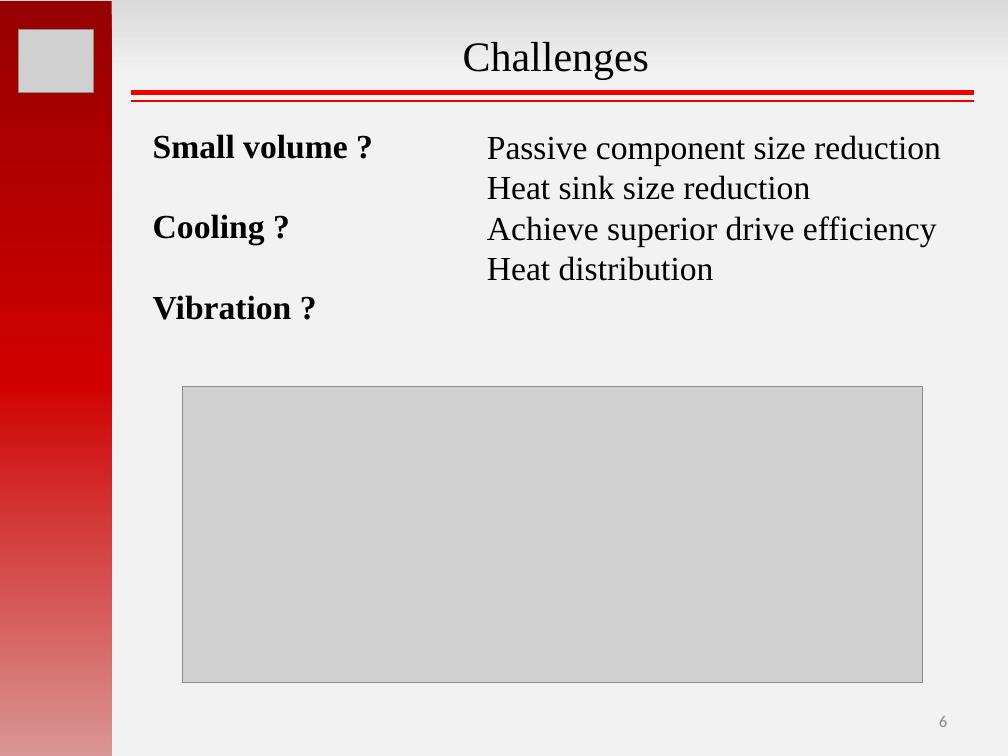
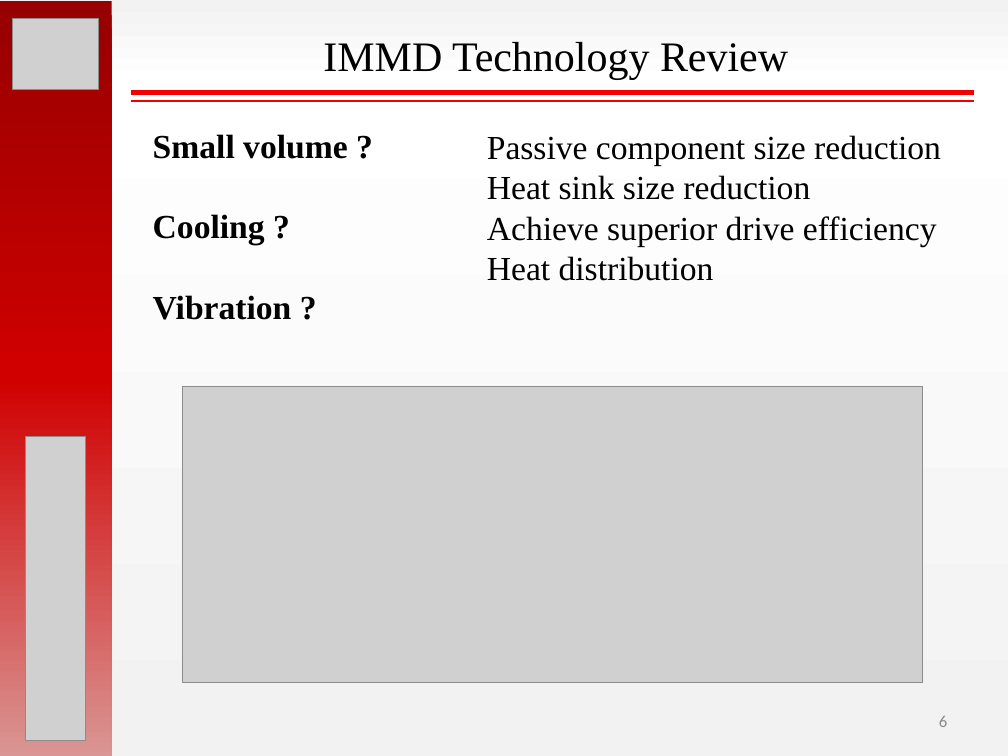
Before and after one commit to hakanpolat/IMMD, a slide deck: slide 6 of ISIE 2017/sunum/ISIE2017_OralPres_Mesut_Uğur.pptx. Drawn at 1008x756 pixels with LibreOffice and Linux fonts; fonts in the diff are those of the drawing; grey boxes stand for pictures. Boxes give left, top, right and bottom in pixels: in the first picture for what was removed or moved away, otherwise in the second. Text is boxed around its words. In the diff, an @@ line names an element or a change of style, - is before the commit and + after.

```diff
--- a/ISIE 2017/sunum/ISIE2017_OralPres_Mesut_Uğur.pptx
+++ b/ISIE 2017/sunum/ISIE2017_OralPres_Mesut_Uğur.pptx
@@ background gradient #D9D9D9 to #F2F2F2 to gradient #F2F2F2 to #FFFFFF @@
@@ picture: place and size @@
-picture at <box>18,29,94,92</box>
+picture at <box>13,18,99,90</box>
@@ text at <box>323,42,788,79</box>: text changed @@
-Challenges
+IMMD Technology Review
@@ picture added at <box>25,436,86,741</box> @@
```
Also in this commit, not shown: 14 other slides changed, 2 slides added, 5 slides removed.
